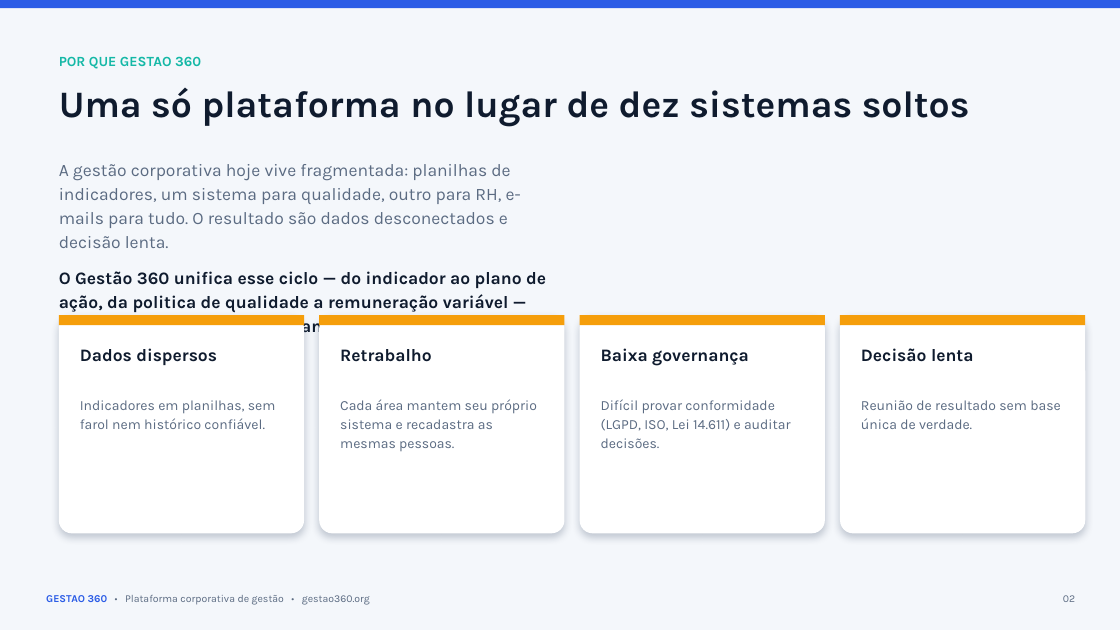
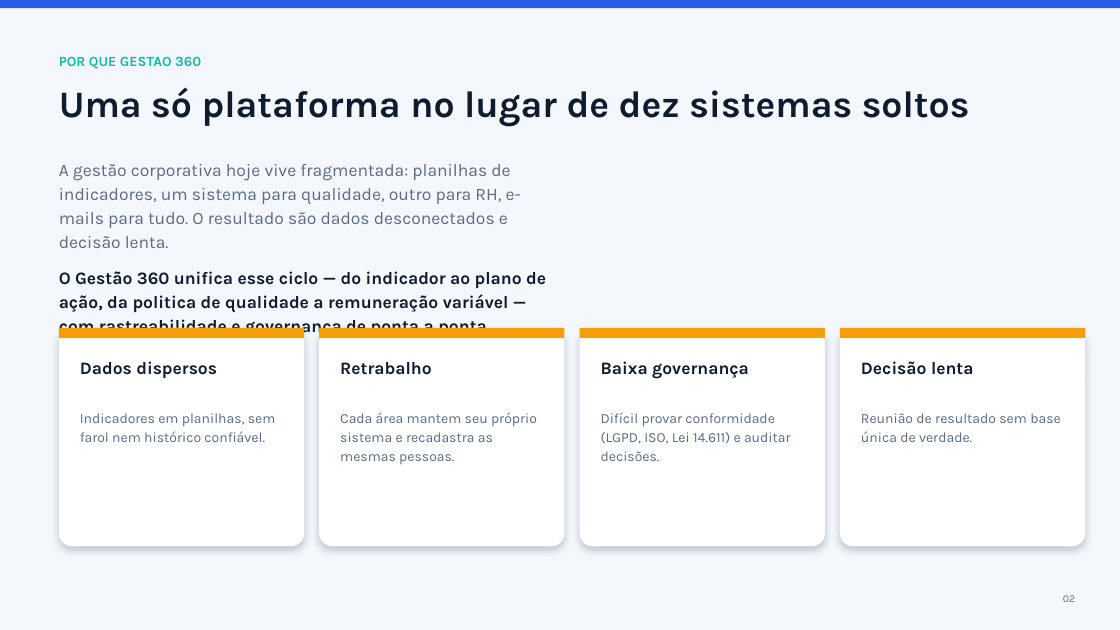
Before and after one commit to aldemirfidelis/gestao-360-indicadores, a slide deck: slide 2 of docs/Apresentacao-Gestao360-Comercial.pptx. Drawn at 1120x630 pixels with LibreOffice and Linux fonts; fonts in the diff are those of the drawing. Boxes give left, top, right and bottom in pixels: in the first picture for what was removed or moved away, otherwise in the second. Text is boxed around its words. In the diff, an @@ line names an element or a change of style, - is before the commit and + after.

```diff
--- a/docs/Apresentacao-Gestao360-Comercial.pptx
+++ b/docs/Apresentacao-Gestao360-Comercial.pptx
@@ 8 texts, 4 rounded rectangles, 4 rectangles: place and size @@
-8 texts, 4 rounded rectangles, 4 rectangles at <box>59,315,1086,534</box>
+8 texts, 4 rounded rectangles, 4 rectangles at <box>59,328,1086,546</box>
@@ text removed at <box>46,595,370,605</box> @@
-GESTAO 360 • Plataforma corporativa de gestão • gestao360.org
```
Also in this commit, not shown: 12 other slides changed.
